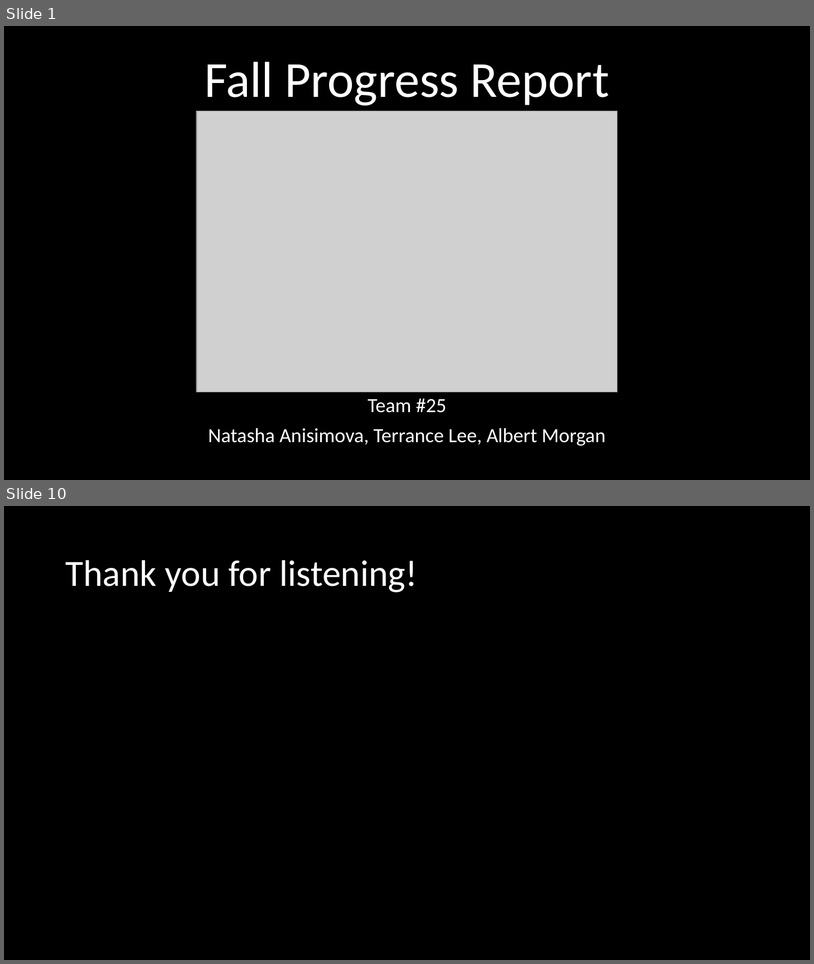
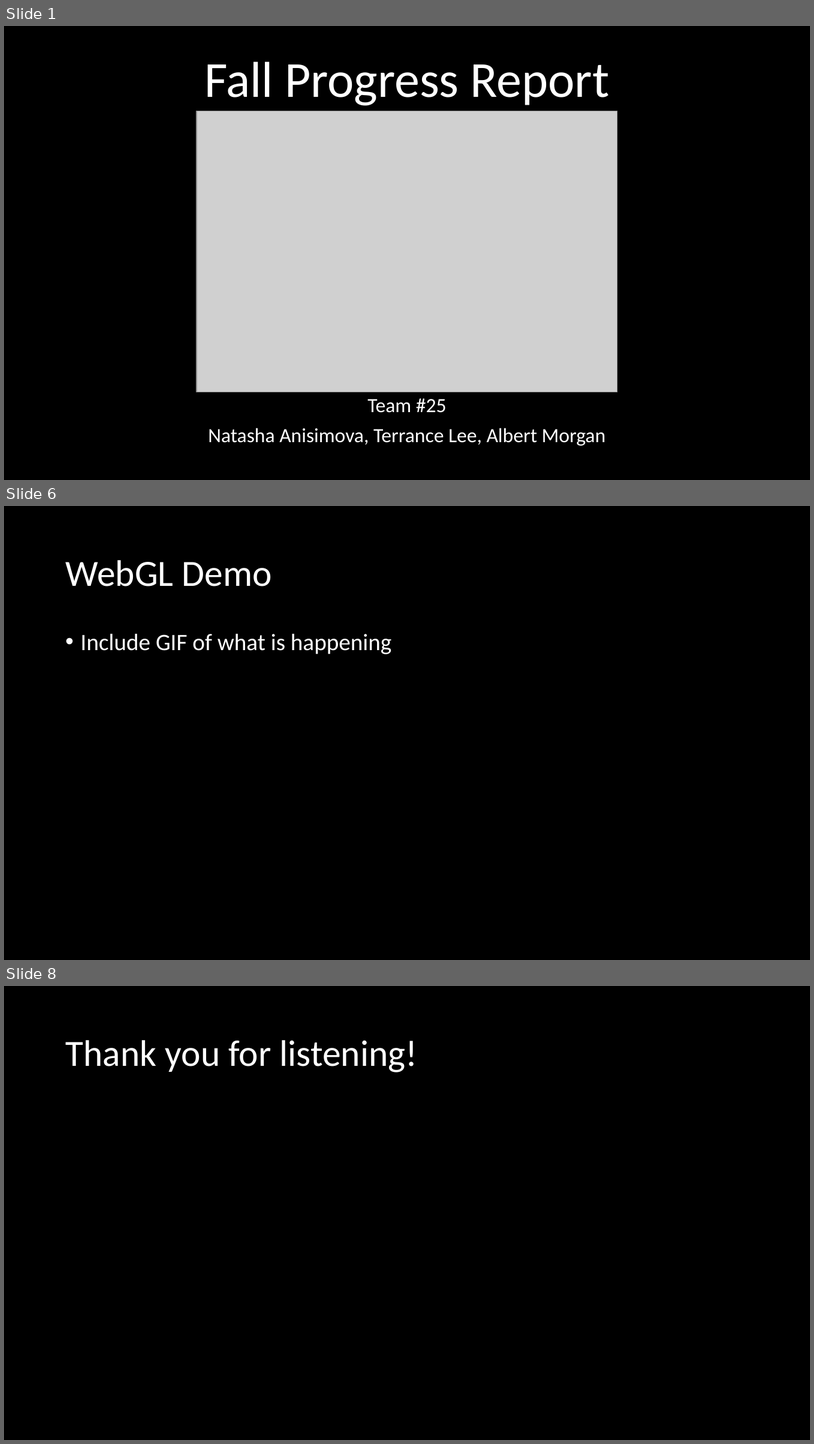
Before and after one commit to 100k-rocketry/groundstation, a slide deck: doc/presentations/FallProgressReport.pptx. Shown one above the other, each under a label of ours: slides 1 and 10 before the commit, slides 1, 6 and 8 after it; the slides between them are not shown. The pictures are 814x964 and 814x1444 pixels, drawn with LibreOffice and Linux fonts; fonts in the diff are those of the drawing; grey boxes stand for pictures. Boxes give left, top, right and bottom in pixels: in the first picture for what was removed or moved away, otherwise in the second. Text is boxed around its words. In the diff, an @@ line names an element or a change of style, - is before the commit and + after.

```diff
--- a/doc/presentations/FallProgressReport.pptx
+++ b/doc/presentations/FallProgressReport.pptx
@@ slide 6 added at [4, 506, 810, 960], background #000000 @@
@@ title added at [65, 560, 272, 586], 44 pt, text #FFFFFF @@
+WebGL Demo
@@ text added at [81, 633, 392, 654], 28 pt, text #FFFFFF @@
+• Include GIF of what is happening
@@ what was slide 10 is now slide 8 @@
```
Also in this commit, not shown: 1 slide changed, 4 other slides added, 7 slides removed.
